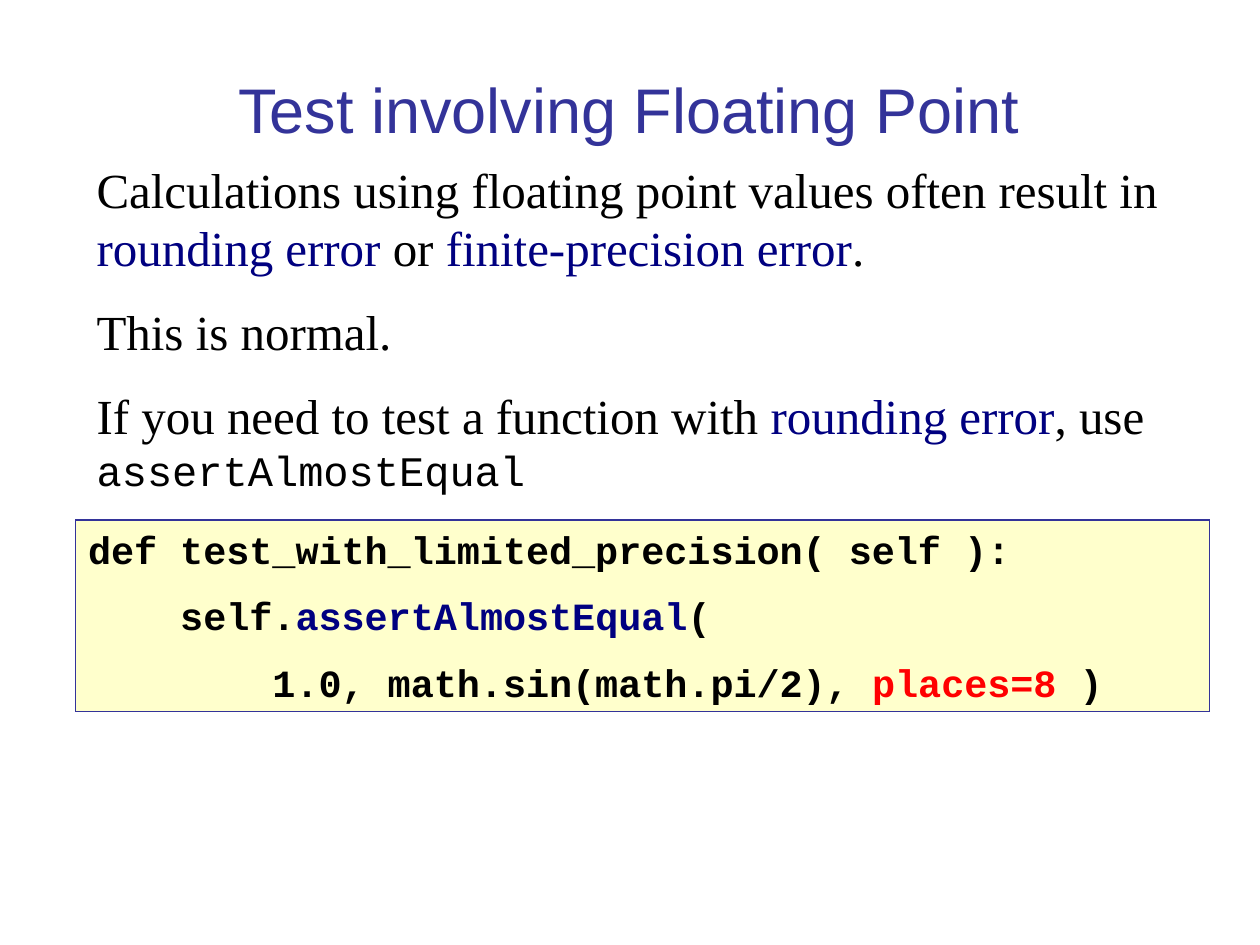
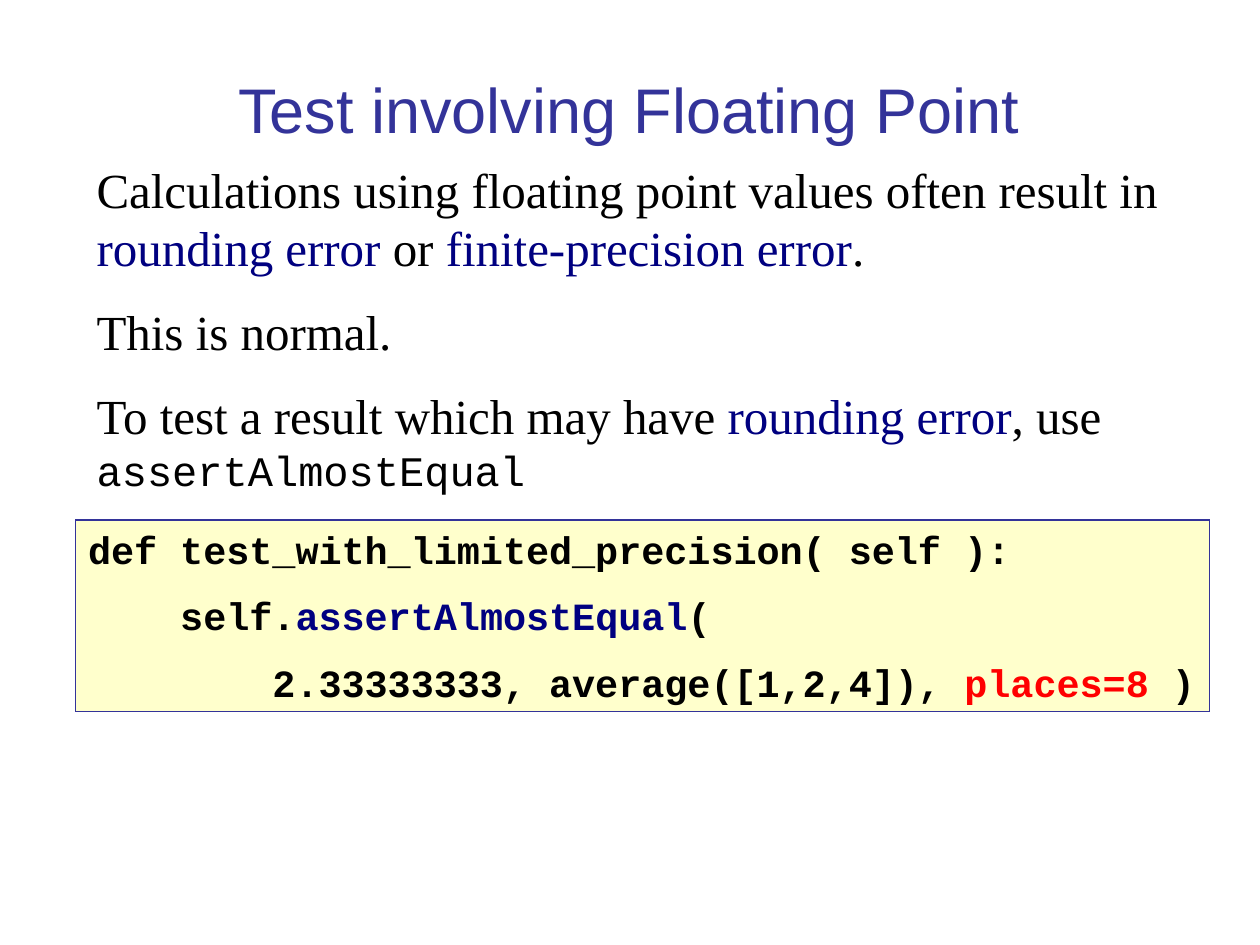
Before and after one commit to cpske/ISP, a slide deck: slide 23 of testing/PythonUnitTesting.ppt. Drawn at 1260x945 pixels with LibreOffice and Linux fonts; fonts in the diff are those of the drawing. Boxes give left, top, right and bottom in pixels: in the first picture for what was removed or moved away, otherwise in the second. Text is boxed around its words. In the diff, an @@ line names an element or a change of style, - is before the commit and + after.

```diff
--- a/testing/PythonUnitTesting.ppt
+++ b/testing/PythonUnitTesting.ppt
@@ text at [97,400,1101,495]: text changed @@
-If you need to test a function with rounding error, use assertAlmostEqual
+To test a result which may have rounding error, use assertAlmostEqual
@@ text in rectangle at [272,669,1148,705]: text changed @@
-1.0, math.sin(math.pi/2), places=8 )
+2.33333333, average([1,2,4]), places=8 )
```
Also in this commit, not shown: 8 other slides changed, 2 slides added, 1 slide removed, 1 other file.
